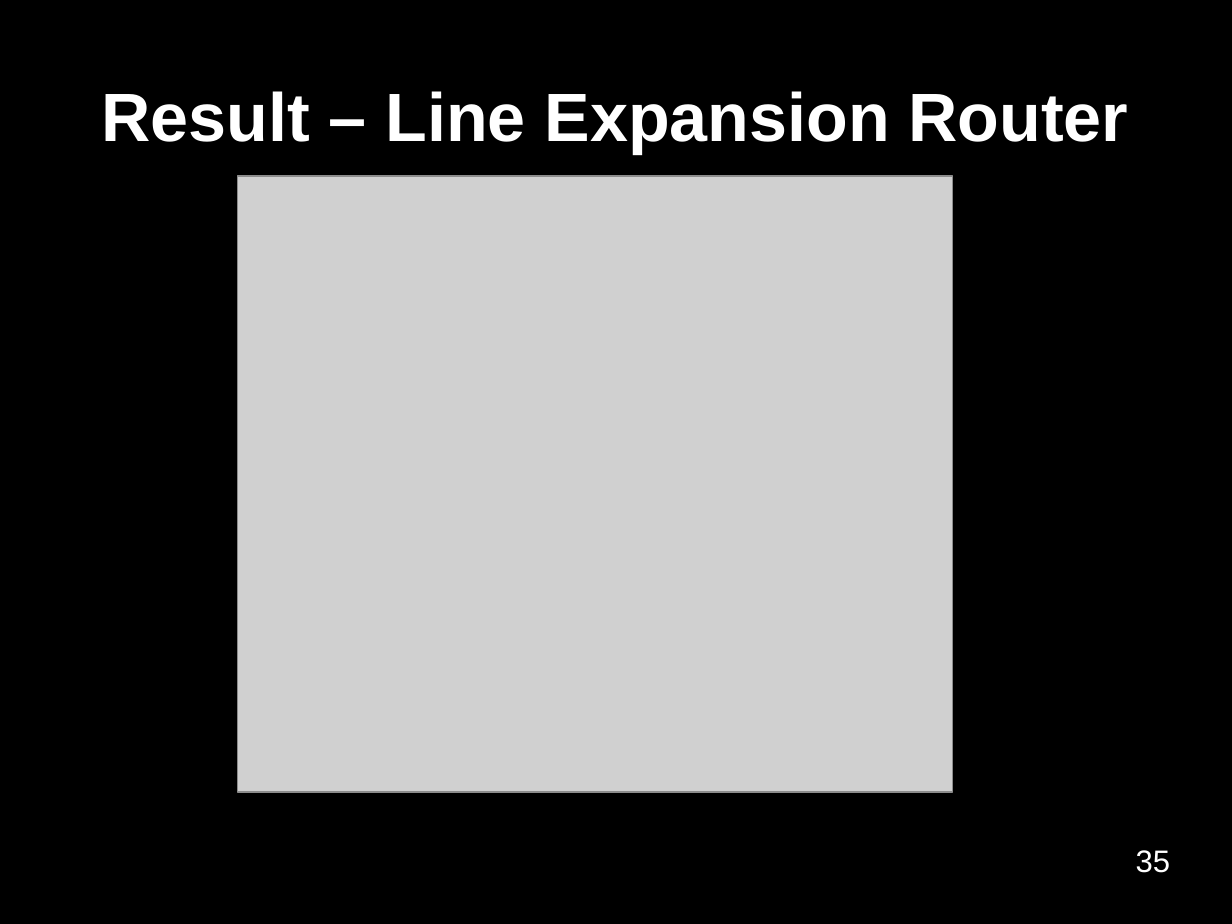
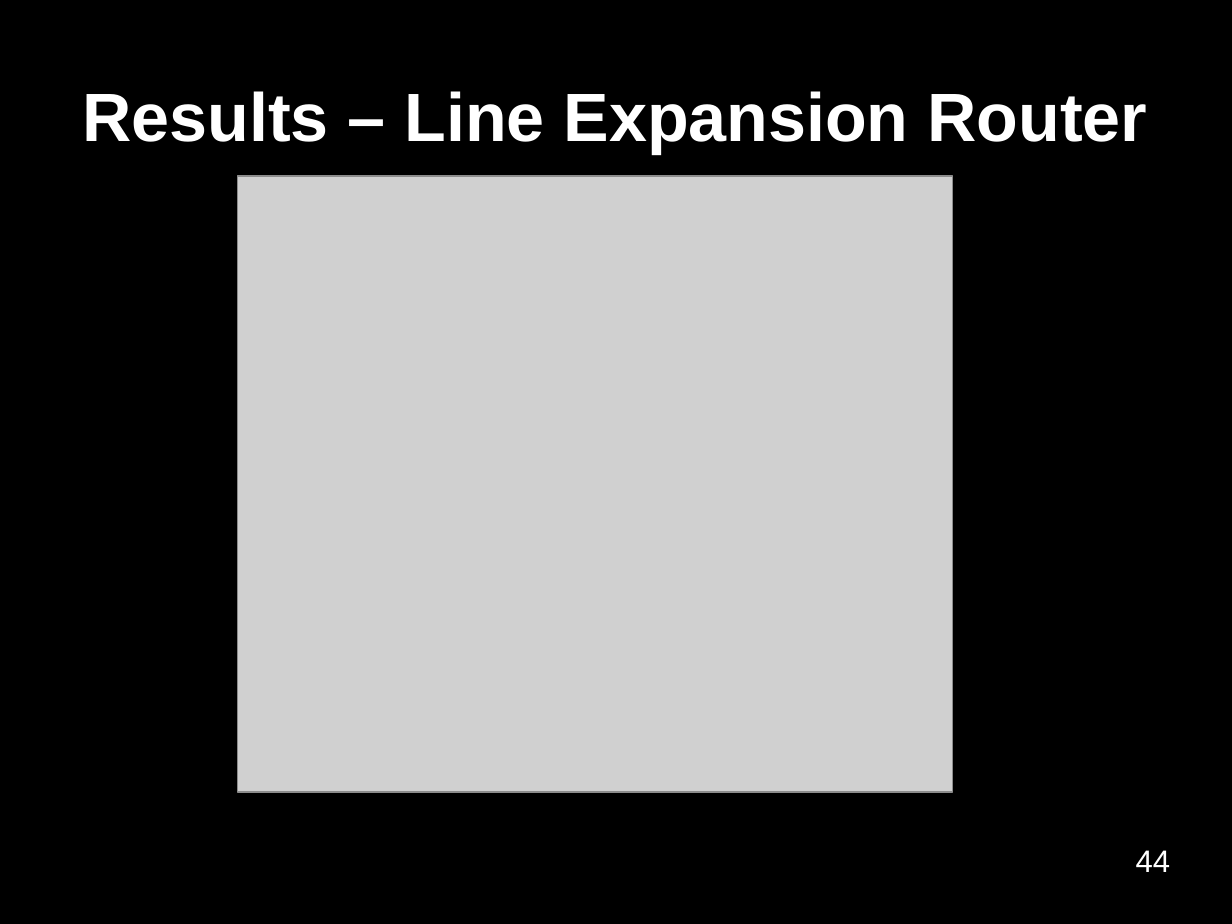
Before and after one commit to benediktibk/bachelorthesis, a slide deck: slide 44 of presentation.odp (slide 35 before the commit). Drawn at 1232x924 pixels with LibreOffice and Linux fonts; fonts in the diff are those of the drawing; grey boxes stand for pictures; background and template pictures are left out. Boxes give left, top, right and bottom in pixels: in the first picture for what was removed or moved away, otherwise in the second. Text is boxed around its words. In the diff, an @@ line names an element or a change of style, - is before the commit and + after.

```diff
--- a/presentation.odp
+++ b/presentation.odp
@@ title at <box>82,91,1148,153</box>: text changed @@
-Result – Line Expansion Router
+Results – Line Expansion Router
@@ page number at <box>1136,850,1171,872</box>: text changed @@
-35
+44
```
Also in this commit, not shown: 8 other slides changed, 10 slides added, 2 slides removed.
